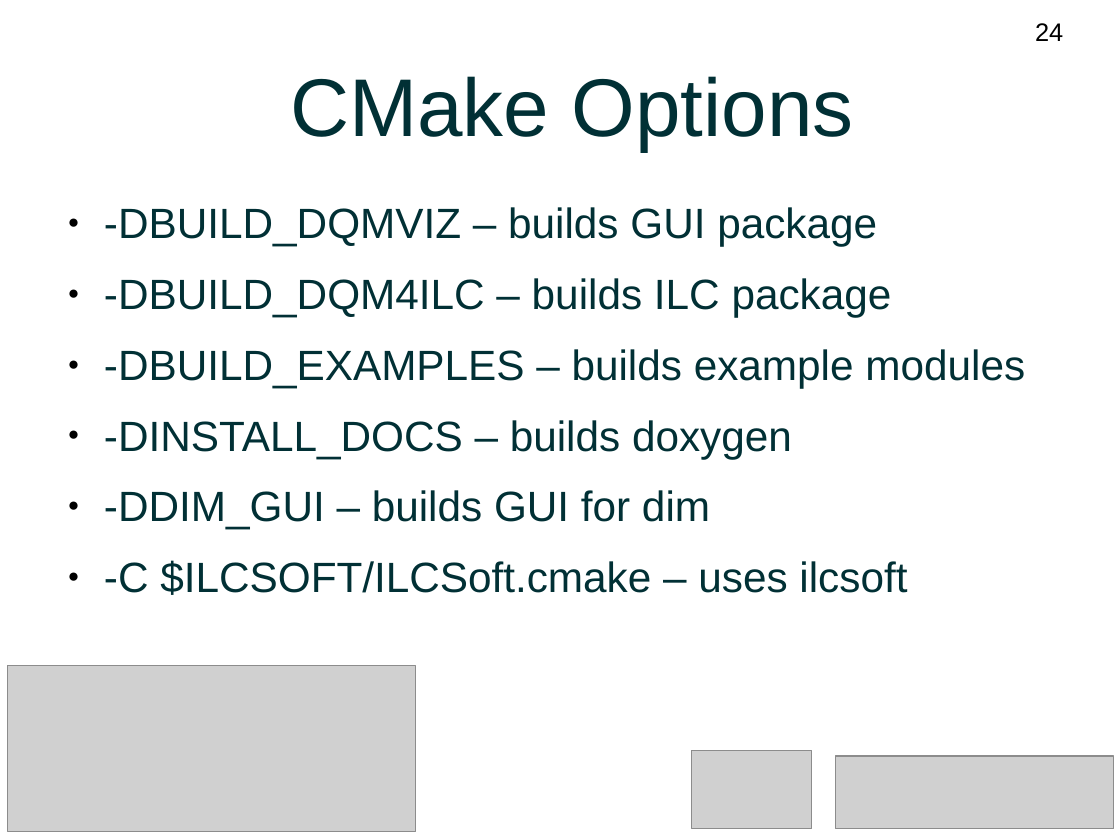
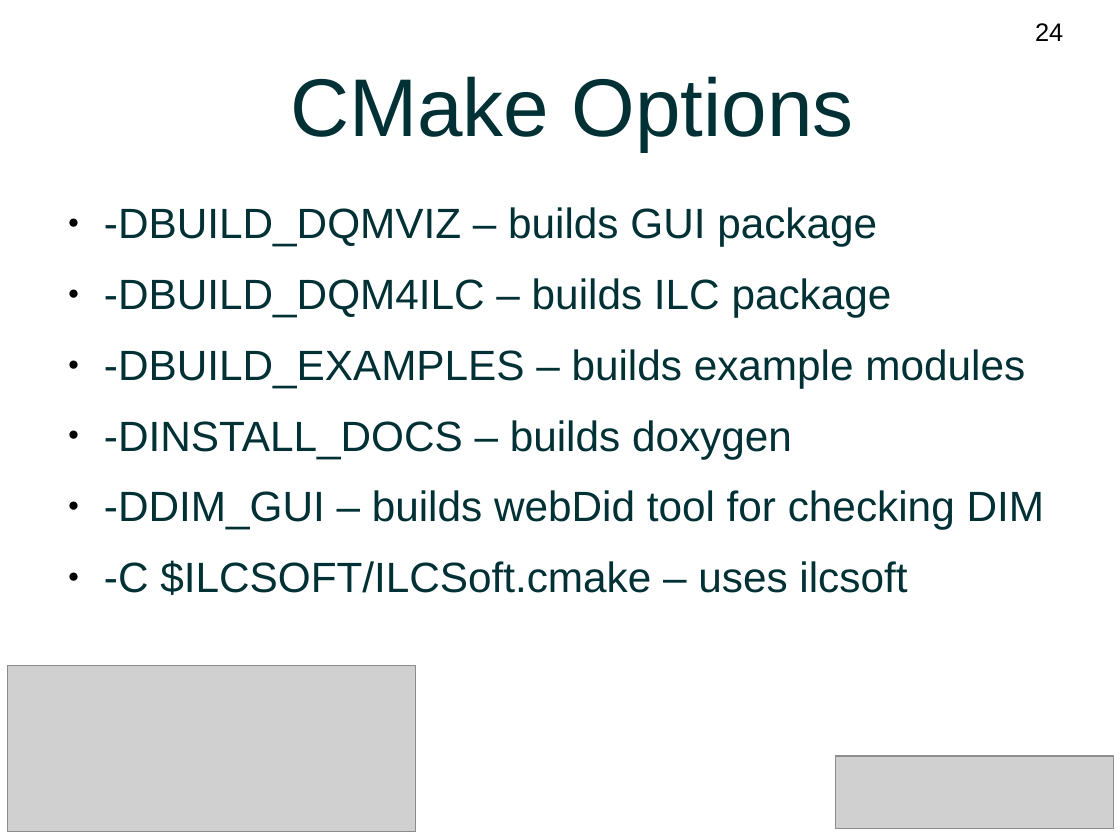
Before and after one commit to DQM4HEP/DQM4HEP-Workshop, a slide deck: slide 24 of BTTB2017-materials/Tutorial.odp. Drawn at 1120x840 pixels with LibreOffice and Linux fonts; fonts in the diff are those of the drawing; grey boxes stand for pictures. Boxes give left, top, right and bottom in pixels: in the first picture for what was removed or moved away, otherwise in the second. Text is boxed around its words. In the diff, an @@ line names an element or a change of style, - is before the commit and + after.

```diff
--- a/BTTB2017-materials/Tutorial.odp
+++ b/BTTB2017-materials/Tutorial.odp
@@ text at box(104, 490, 1045, 530): text changed @@
-● -DDIM_GUI – builds GUI for dim
+● -DDIM_GUI – builds webDid tool for checking DIM
@@ picture removed at box(692, 751, 812, 829) @@
```
Also in this commit, not shown: 61 other slides changed, 7 slides added, 1 slide removed.
